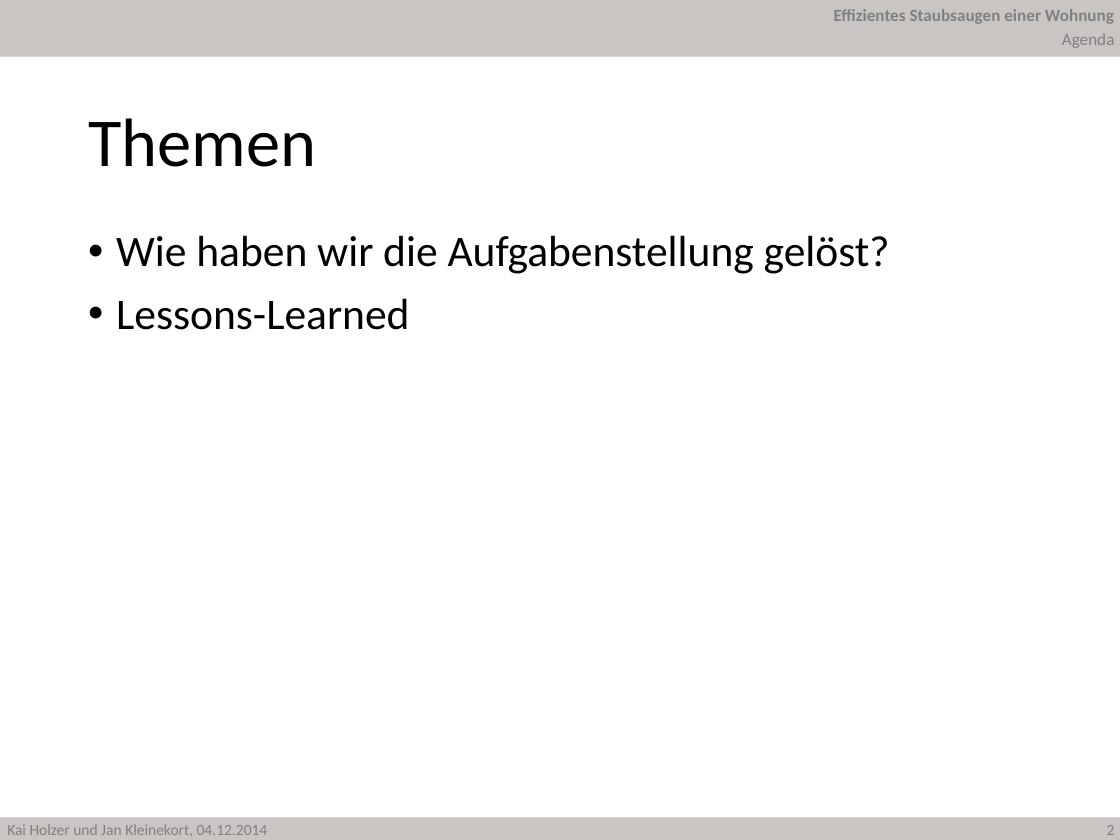
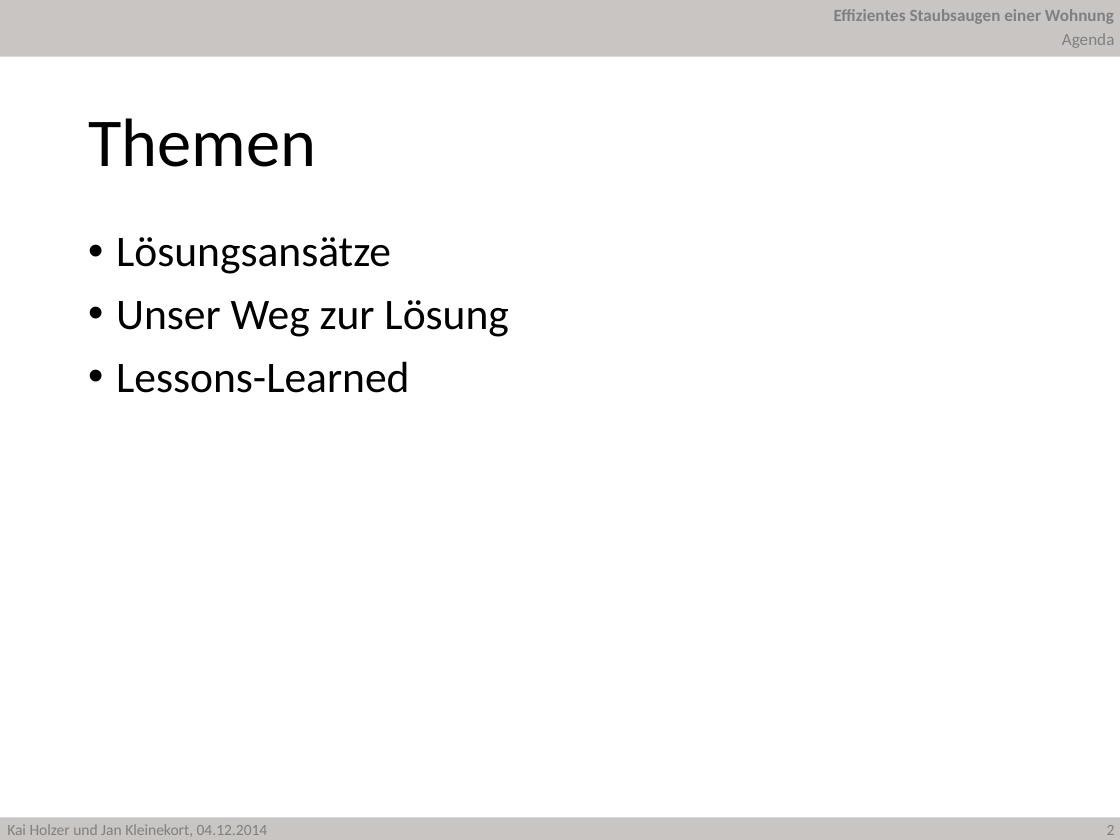
Before and after one commit to JanKl/Hamster, a slide deck: slide 2 of Hamster Holzer Kleinekort.pptx. Drawn at 1120x840 pixels with LibreOffice and Linux fonts; fonts in the diff are those of the drawing; background and template pictures are left out. Boxes give left, top, right and bottom in pixels: in the first picture for what was removed or moved away, otherwise in the second. Text is boxed around its words. In the diff, an @@ line names an element or a change of style, - is before the commit and + after.

```diff
--- a/Hamster Holzer Kleinekort.pptx
+++ b/Hamster Holzer Kleinekort.pptx
@@ text at <box>116,237,508,337</box>: text changed @@
-• Wie haben wir die Aufgabenstellung gelöst?
+• Lösungsansätze
+• Unser Weg zur Lösung
```
Also in this commit, not shown: 1 other slide changed, 1 slide added, 1 slide removed.
